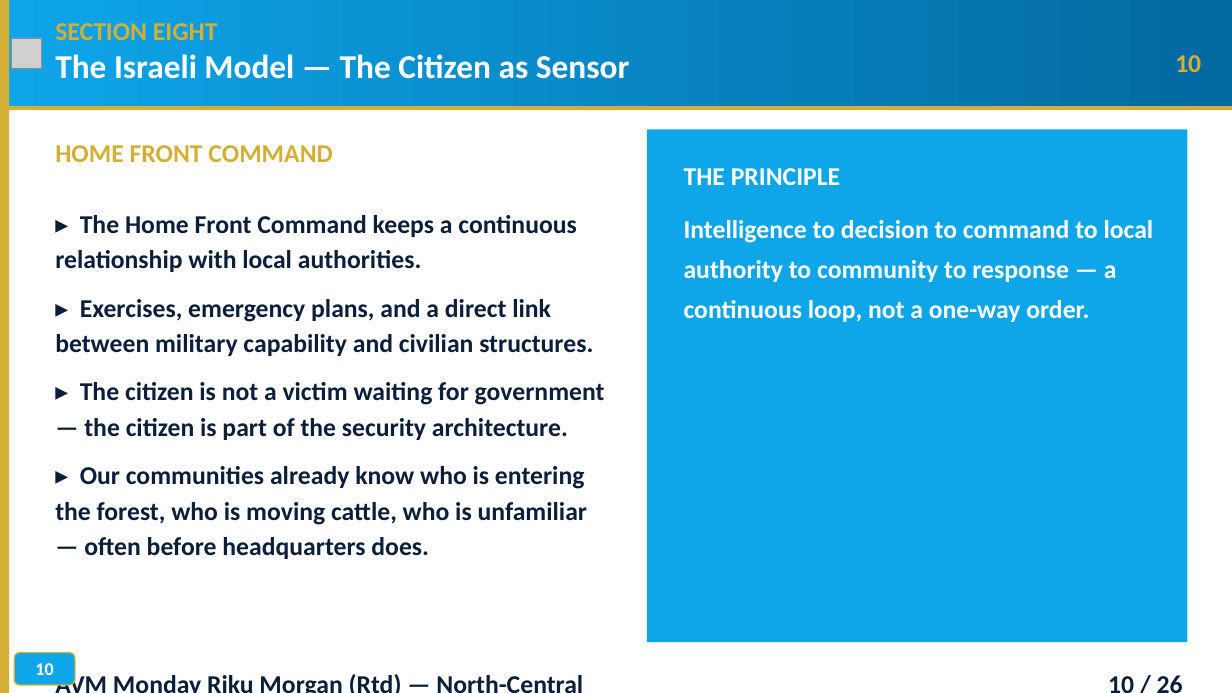
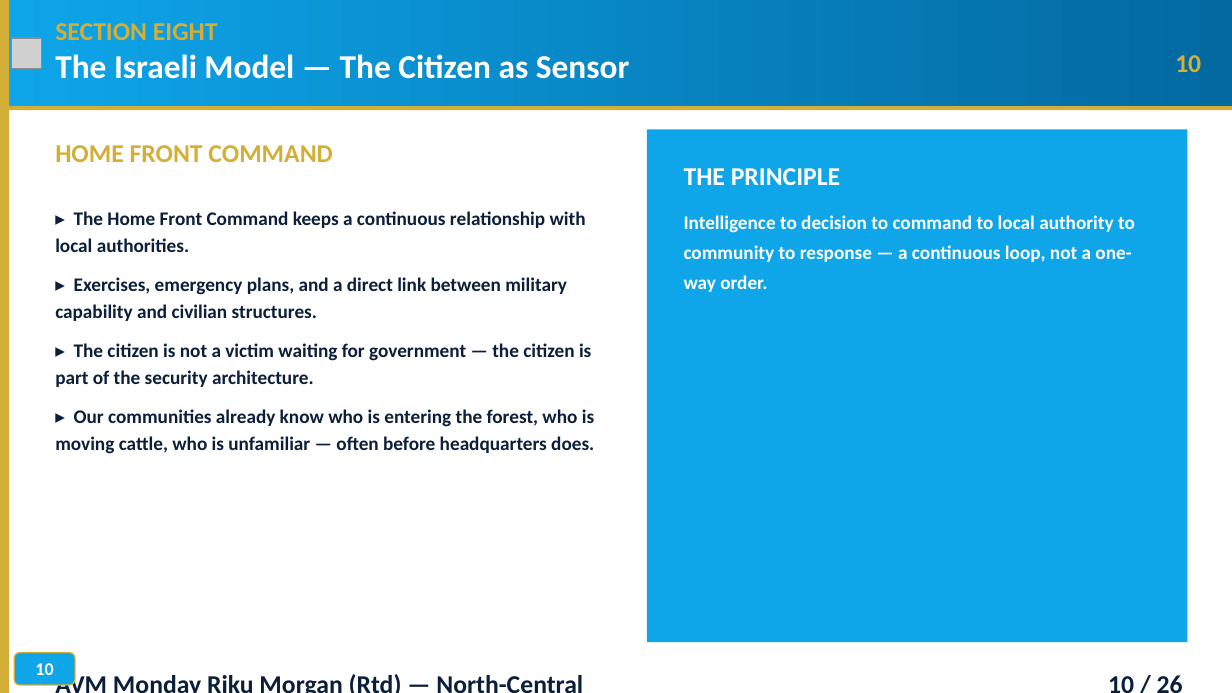
Before and after one commit to TOMDEGGS/BETONIQ-WEST-, a slide deck: slide 10 of avm_morgan_docs/AVM_MORGAN_SECURITY_KEYNOTE_ADDRESS_V4_MOD_AUG31.pptx. Drawn at 1232x693 pixels with LibreOffice and Linux fonts; fonts in the diff are those of the drawing; grey boxes stand for pictures; background and template pictures are left out. Boxes give left, top, right and bottom in pixels: in the first picture for what was removed or moved away, otherwise in the second. Text is boxed around its words. In the diff, an @@ line names an element or a change of style, - is before the commit and + after.

Commit message:
Fix slides 7, 9, 10: numbered list overlap, header/bullet collision, footer overflow (SHAPE_TO_FIT_TEXT autosize bug)

```diff
--- a/avm_morgan_docs/AVM_MORGAN_SECURITY_KEYNOTE_ADDRESS_V4_MOD_AUG31.pptx
+++ b/avm_morgan_docs/AVM_MORGAN_SECURITY_KEYNOTE_ADDRESS_V4_MOD_AUG31.pptx
@@ text "▸ The Home Front Command ..." at <box>55,211,594,454</box>: size 20 to 15 pt @@
@@ text "Intelligence to decision to command ..." at <box>684,215,1135,262</box>: size 20 to 15 pt @@
```
Also in this commit, not shown: 2 other slides changed.
